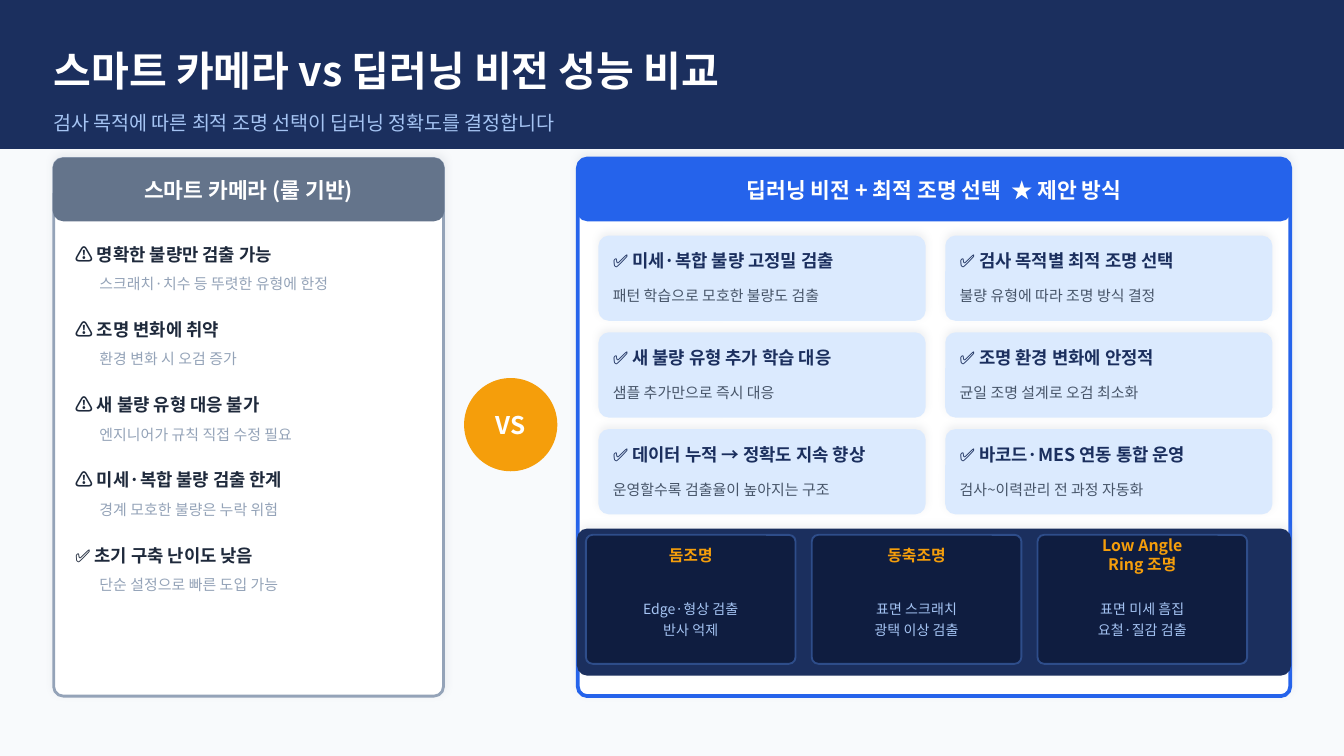
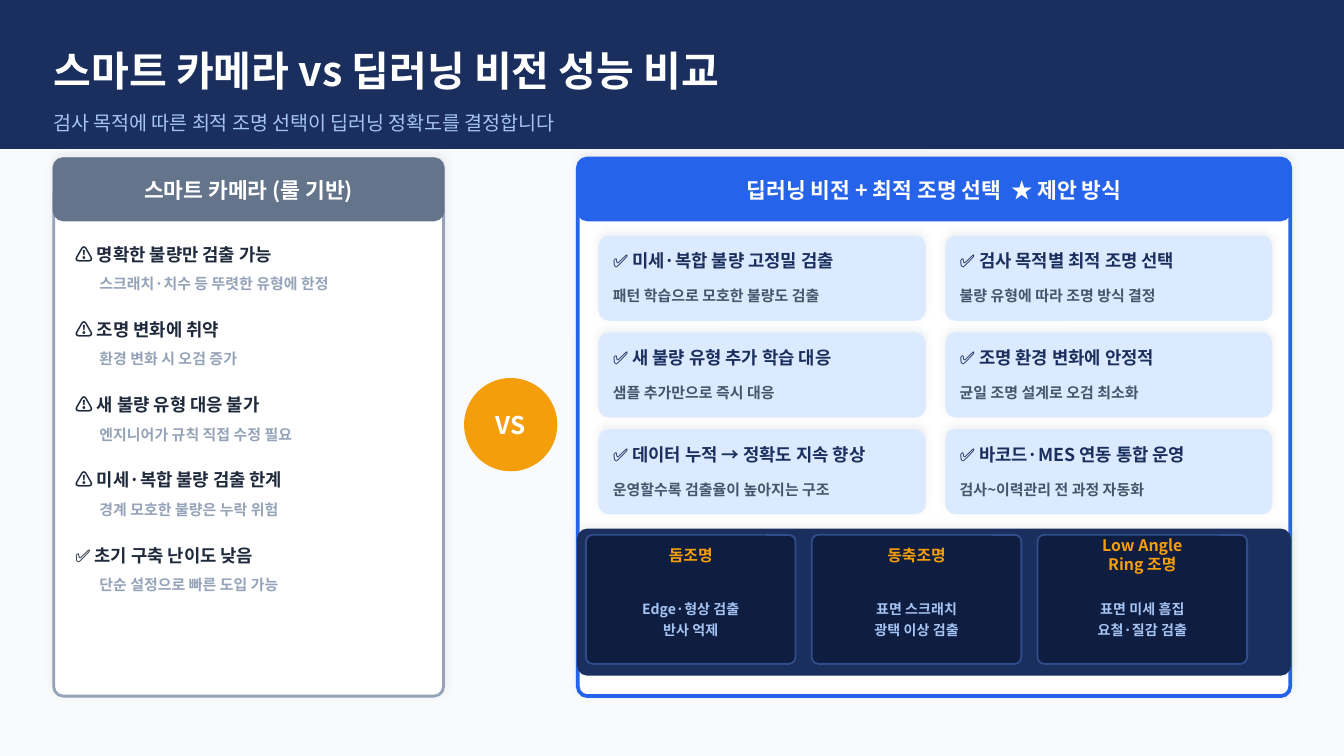
Before and after one commit to Insys-HQ/Insys-review, a slide deck: slide 4 of winnercom.pptx. Drawn at 1344x756 pixels with LibreOffice and Linux fonts; fonts in the diff are those of the drawing. Boxes give left, top, right and bottom in pixels: in the first picture for what was removed or moved away, otherwise in the second. Text is boxed around its words. In the diff, an @@ line names an element or a change of style, - is before the commit and + after.

Commit message:
Update winnercom.pptx - Malgun Gothic bold for print clarity

```diff
--- a/winnercom.pptx
+++ b/winnercom.pptx
@@ bold on in 14 elements at (99,276,328,290), (99,351,237,365), (99,427,293,441), (99,502,279,516), (99,577,279,591), (613,288,820,303), (960,288,1156,303), (613,385,775,400), (960,385,1138,400), (613,482,830,497), (960,482,1144,497), (642,602,739,637), (874,602,959,637), (1098,602,1187,636) @@
```
Also in this commit, not shown: 11 other slides changed.
